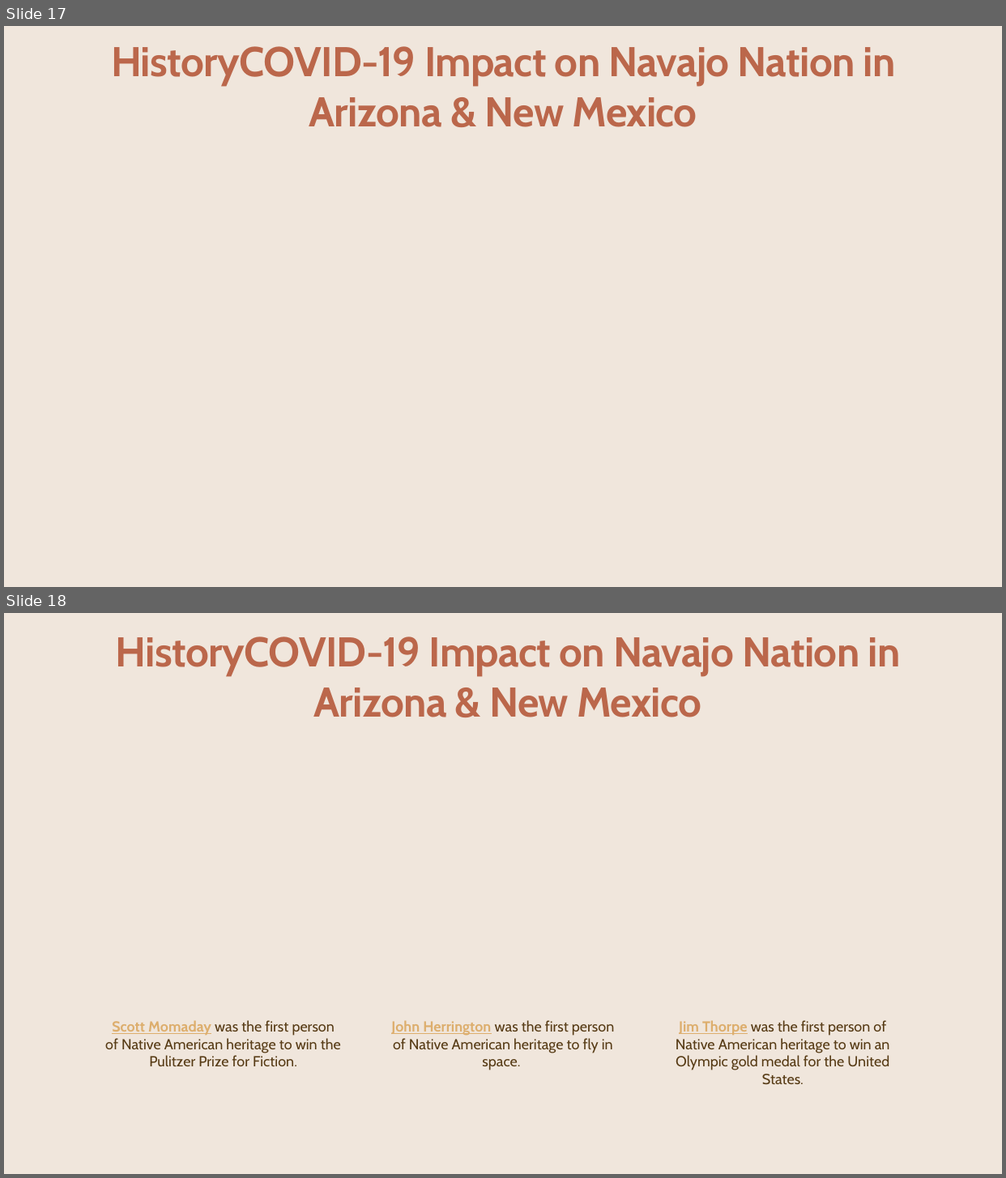
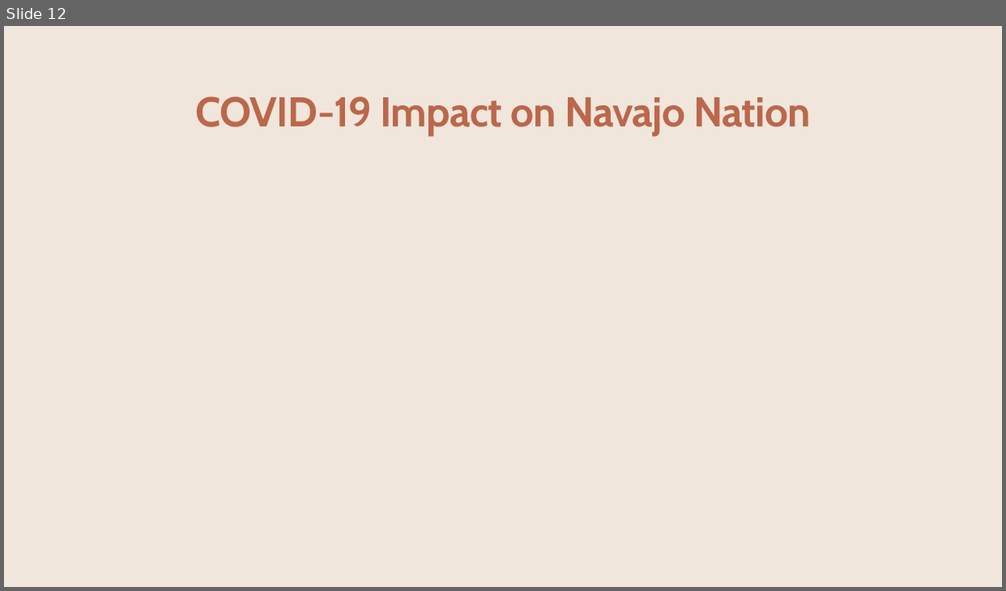
Before and after one commit to CCostenbader/Covid-19-effects-on-the-Navajo-Nation-Indian-Tribe, a slide deck: FinalPP.pptx. Shown one above the other, each under a label of ours: slides 17 and 18 before the commit, slide 12 after it. The pictures are 1006x1178 and 1006x591 pixels, drawn with LibreOffice and Linux fonts; fonts in the diff are those of the drawing; background and template pictures are left out. Boxes give left, top, right and bottom in pixels: in the first picture for what was removed or moved away, otherwise in the second. Text is boxed around its words. In the diff, an @@ line names an element or a change of style, - is before the commit and + after.

```diff
--- a/FinalPP.pptx
+++ b/FinalPP.pptx
@@ slide 18 removed at (4, 613, 1002, 1174), background #F0E6DC @@
@@ text removed at (116, 636, 901, 717) @@
-HistoryCOVID-19 Impact on Navajo Nation in Arizona & New Mexico
@@ free removed at (104, 1018, 343, 1097) @@
-Scott Momaday was the first person of Native American heritage to win the Pulitzer Prize for Fiction.
@@ free removed at (385, 1018, 622, 1097) @@
-John Herrington was the first person of Native American heritage to fly in space.
@@ free removed at (663, 1018, 901, 1097) @@
-Jim Thorpe was the first person of Native American heritage to win an Olympic gold medal for the United States.
@@ what was slide 17 is now slide 12 @@
@@ slide 12 changed as well @@
@@ title at (195, 96, 811, 135): text changed @@
-HistoryCOVID-19 Impact on Navajo Nation in Arizona & New Mexico
+COVID-19 Impact on Navajo Nation
```
Also in this commit, not shown: 20 other slides changed, 1 slide added, 24 other slides removed, 8 other files.
